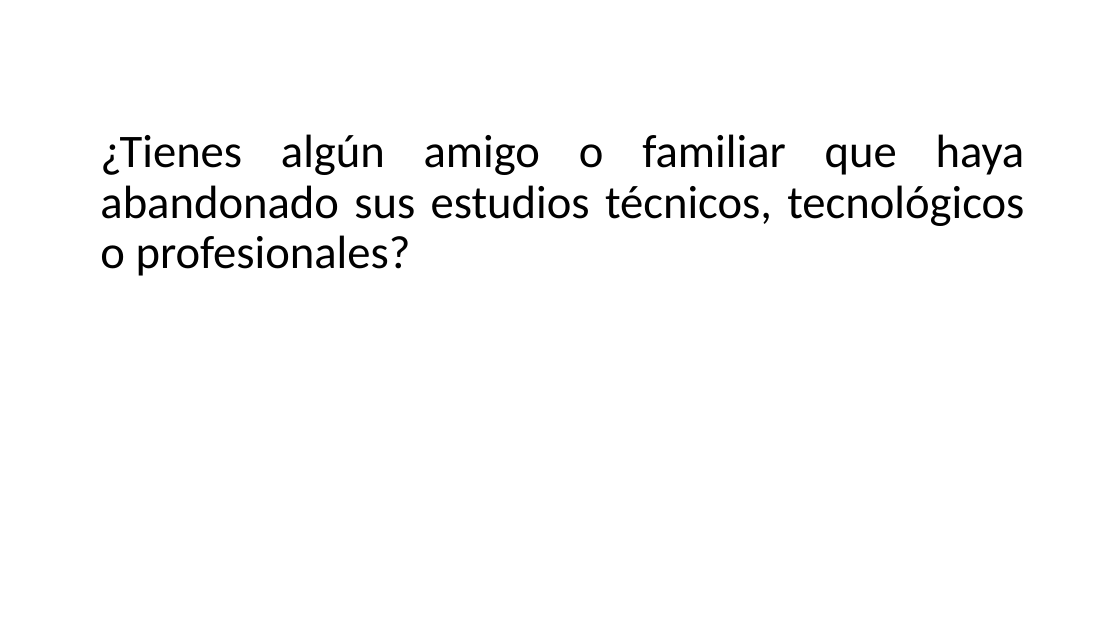
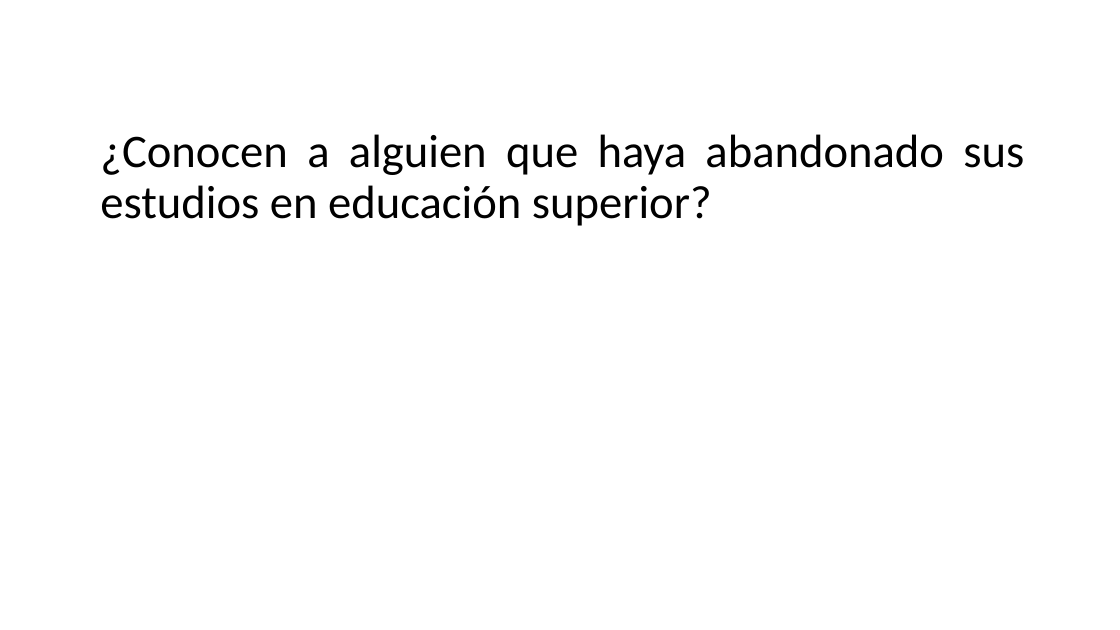
Before and after one commit to BrayanNovoa/uniminuto, a slide deck: slide 3 of expo/expo.pptx. Drawn at 1120x630 pixels with LibreOffice and Linux fonts; fonts in the diff are those of the drawing; background and template pictures are left out. Boxes give left, top, right and bottom in pixels: in the first picture for what was removed or moved away, otherwise in the second. Text is boxed around its words. In the diff, an @@ line names an element or a change of style, - is before the commit and + after.

```diff
--- a/expo/expo.pptx
+++ b/expo/expo.pptx
@@ text at (x1=100, y1=134, x2=1024, y2=226): text changed @@
-¿Tienes algún amigo o familiar que haya abandonado sus estudios técnicos, tecnológicos o profesionales?
+¿Conocen a alguien que haya abandonado sus estudios en educación superior?
```
Also in this commit, not shown: 11 other slides changed, 1 slide removed, 1 other file.
